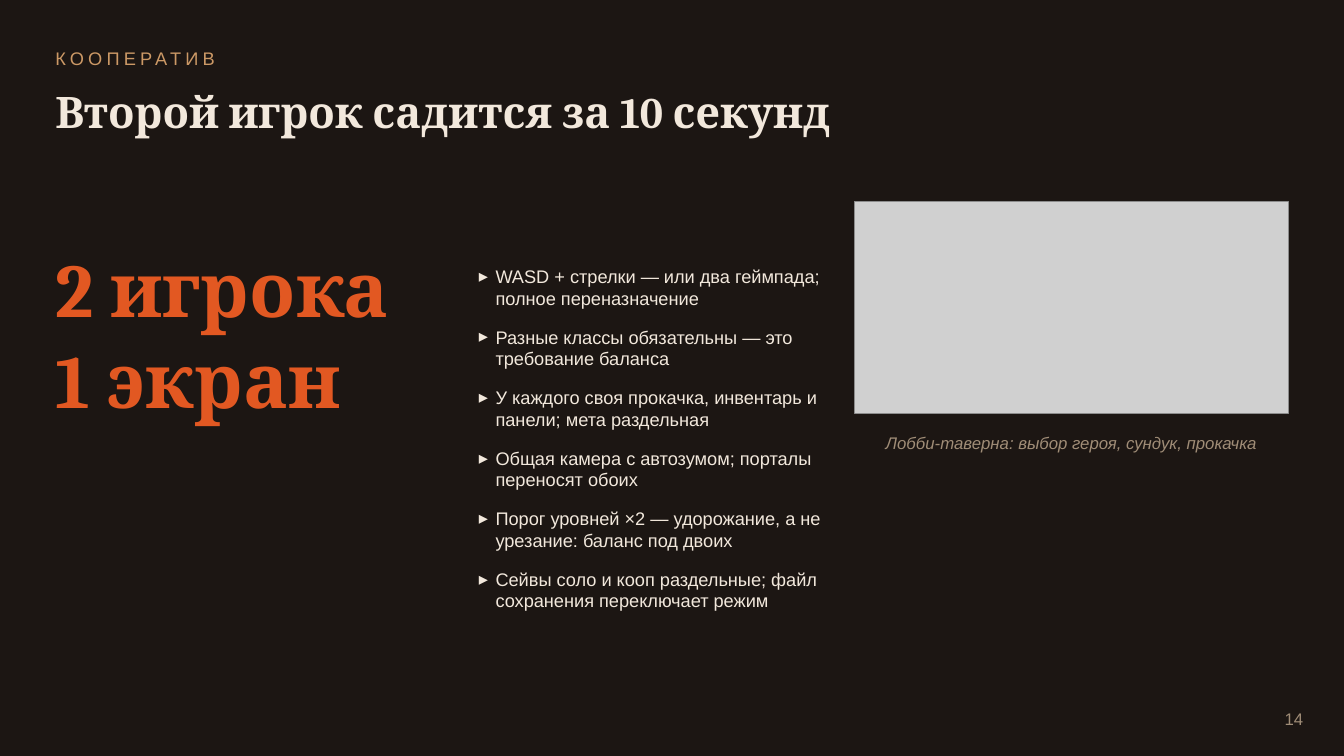
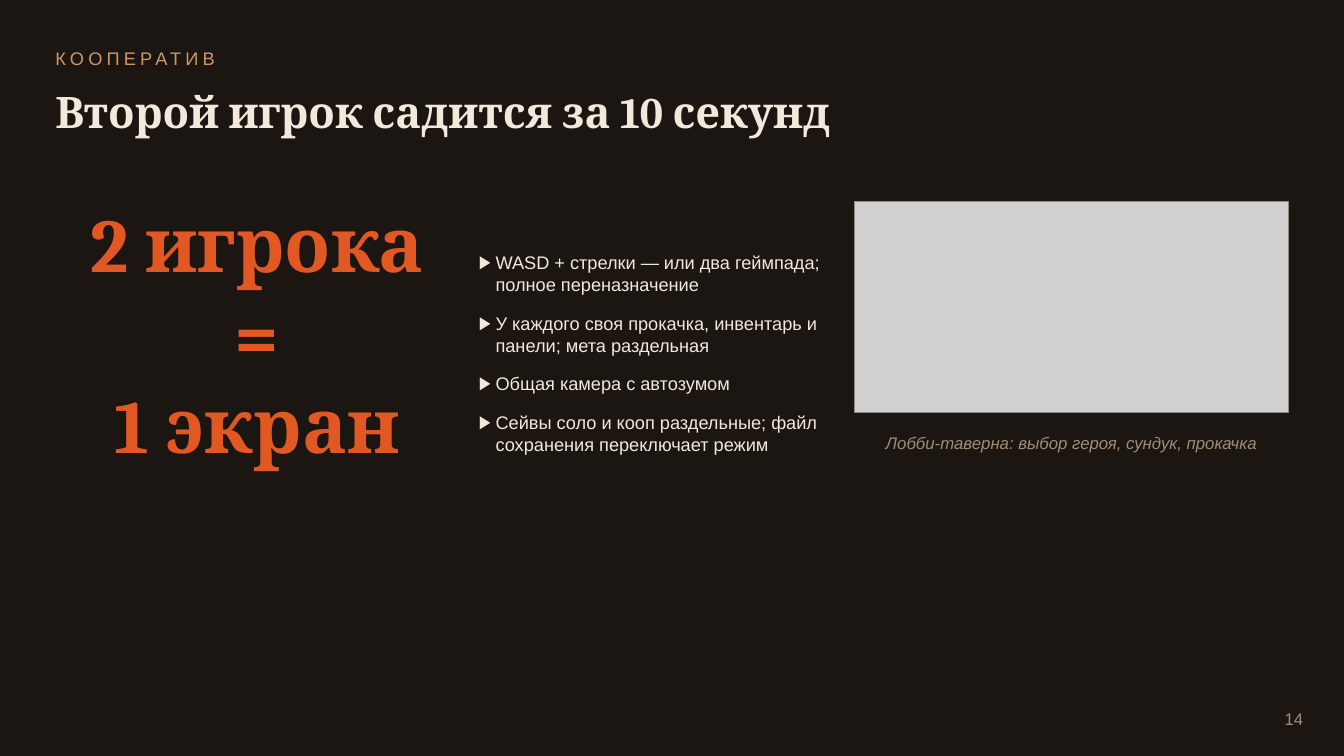
Before and after one commit to elcarer/immersion, a slide deck: slide 10 of PRESENTATION.pptx (slide 14 before the commit). Drawn at 1344x756 pixels with LibreOffice and Linux fonts; fonts in the diff are those of the drawing; grey boxes stand for pictures. Boxes give left, top, right and bottom in pixels: in the first picture for what was removed or moved away, otherwise in the second. Text is boxed around its words. In the diff, an @@ line names an element or a change of style, - is before the commit and + after.

```diff
--- a/PRESENTATION.pptx
+++ b/PRESENTATION.pptx
@@ text "WASD + стрелки — или ...": place and size @@
-text "WASD + стрелки — или ..." at (496, 269, 820, 611)
+text "WASD + стрелки — или ..." at (496, 255, 820, 455)
@@ text at (90, 220, 423, 290): text changed @@
-2 игрока
+2 игрока
+=
@@ text at (496, 255, 820, 455): bullet ▸ to ▶ @@
@@ text at (496, 330, 793, 369): paragraph removed @@
-▸ Разные классы обязательны — это требование баланса
@@ text at (496, 376, 729, 394): text changed @@
-▸ Общая камера с автозумом; порталы переносят обоих
-▸ Порог уровней ×2 — удорожание, а не урезание: баланс под двоих
+▶ Общая камера с автозумом
@@ text at (114, 402, 400, 471): alignment left to centre @@
```
Also in this commit, not shown: 9 other slides changed, 5 slides removed, 40 other files.
